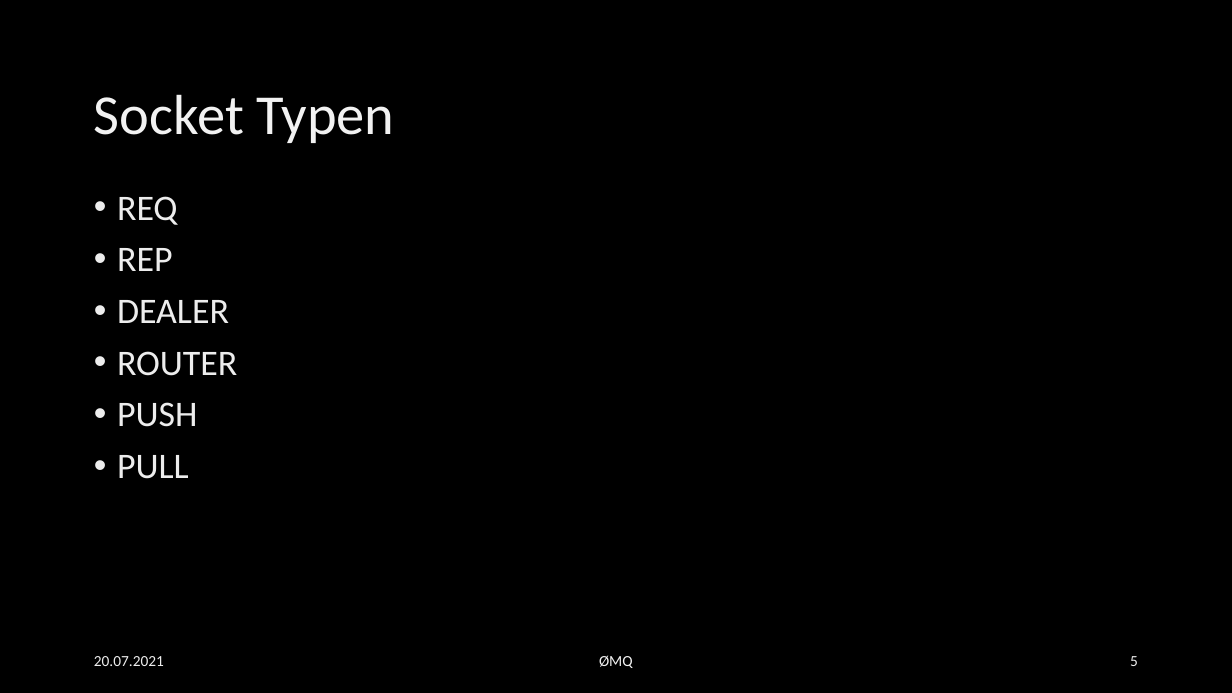
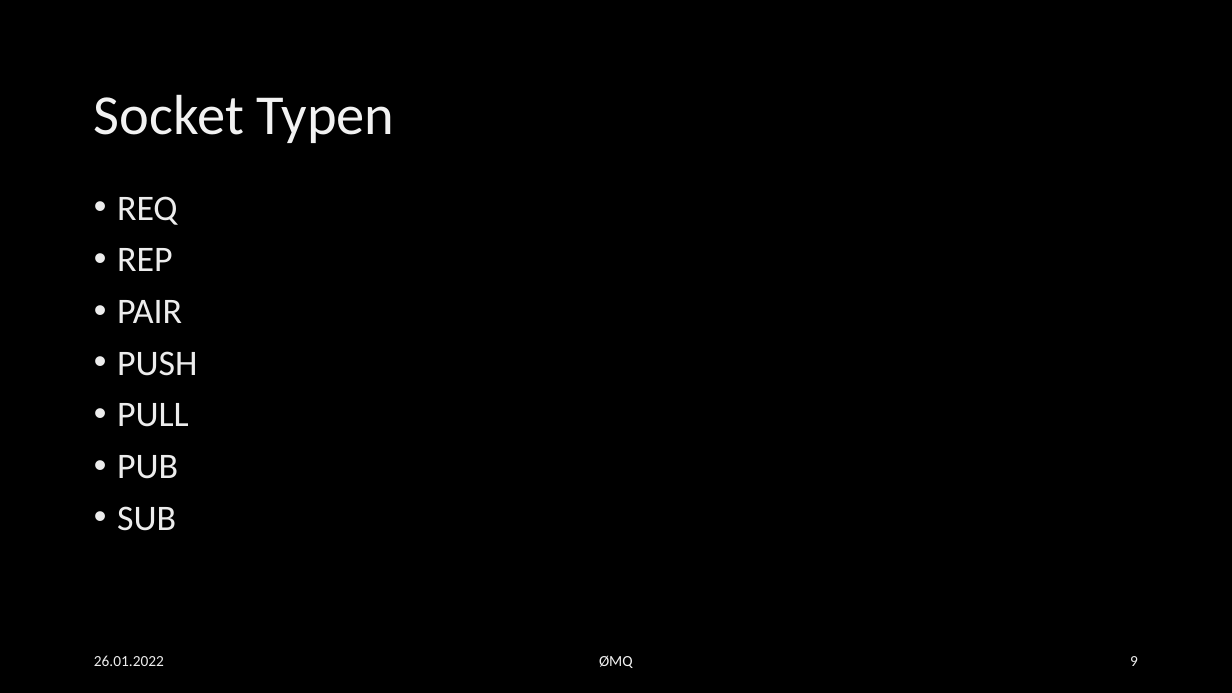
Before and after one commit to EsstBananeImEi/python_kurs, a slide deck: slide 9 of Materialien/Powerpoint/Einfuehrung in ZMQ.pptx (slide 5 before the commit). Drawn at 1232x693 pixels with LibreOffice and Linux fonts; fonts in the diff are those of the drawing; background and template pictures are left out. Boxes give left, top, right and bottom in pixels: in the first picture for what was removed or moved away, otherwise in the second. Text is boxed around its words. In the diff, an @@ line names an element or a change of style, - is before the commit and + after.

```diff
--- a/Materialien/Powerpoint/Einfuehrung in ZMQ.pptx
+++ b/Materialien/Powerpoint/Einfuehrung in ZMQ.pptx
@@ text at (117, 300, 182, 323): text changed @@
-• DEALER
-• ROUTER
+• PAIR
@@ text at (117, 455, 178, 531): paragraphs added @@
+• PUB
+• SUB
@@ text at (94, 655, 164, 666): text changed @@
-20.07.2021
+26.01.2022
@@ page number at (1130, 656, 1138, 666): text changed @@
-5
+9
```
Also in this commit, not shown: 5 other slides changed, 4 slides added, 1 slide removed, 23 other files.
